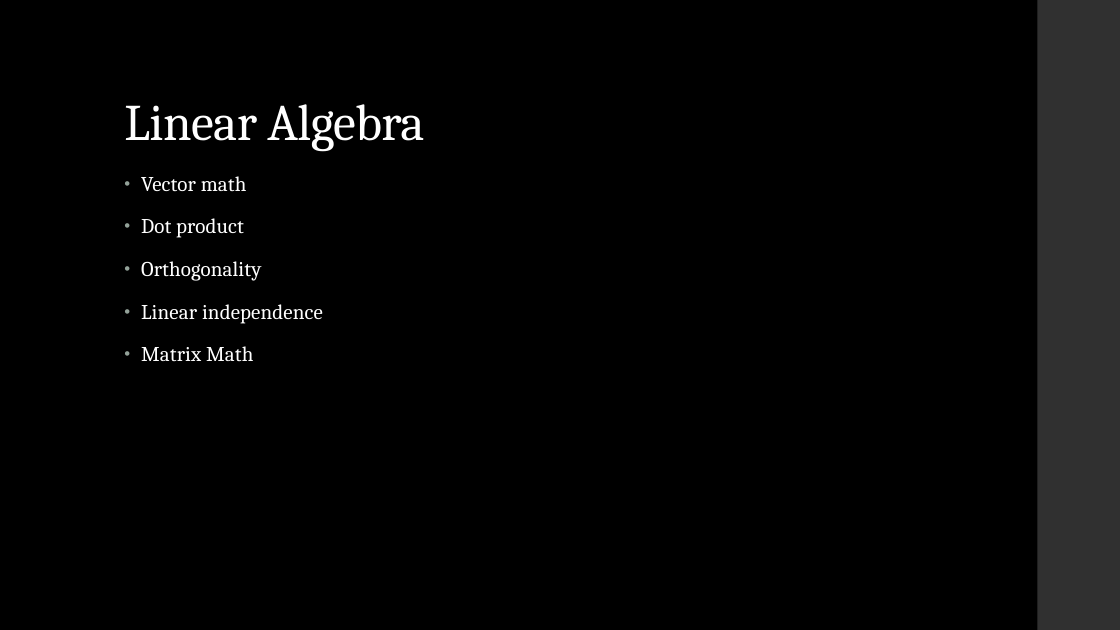
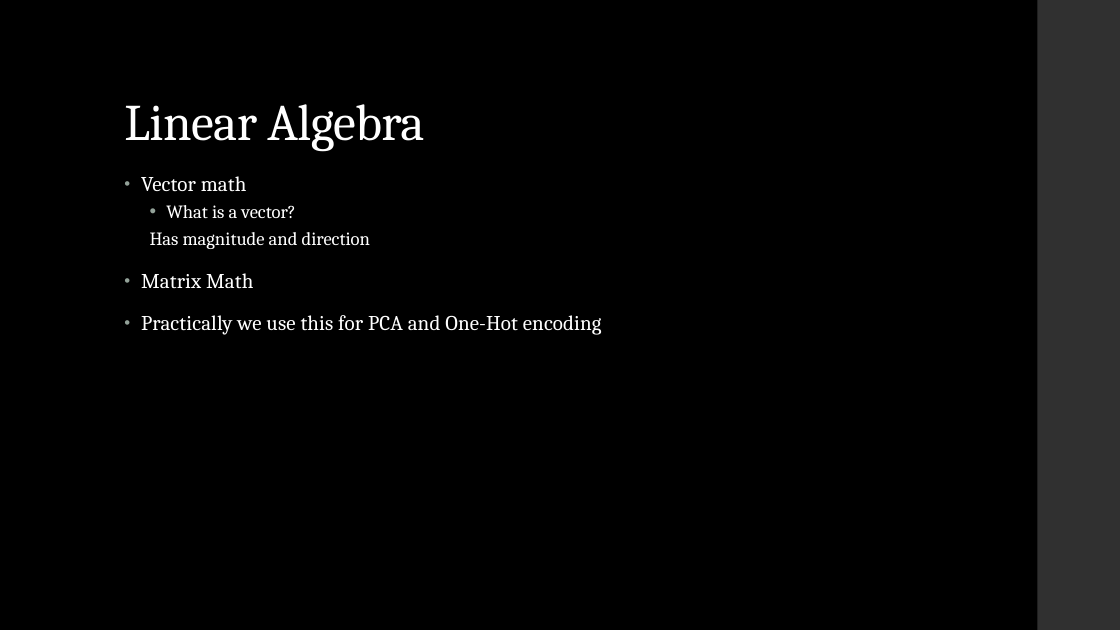
Before and after one commit to LaunchCoderGirlSTL/Data-Science-Assignments, a slide deck: slide 7 of course_material/week_10/week_10_presentation.pptx. Drawn at 1120x630 pixels with LibreOffice and Linux fonts; fonts in the diff are those of the drawing. Boxes give left, top, right and bottom in pixels: in the first picture for what was removed or moved away, otherwise in the second. Text is boxed around its words. In the diff, an @@ line names an element or a change of style, - is before the commit and + after.

```diff
--- a/course_material/week_10/week_10_presentation.pptx
+++ b/course_material/week_10/week_10_presentation.pptx
@@ text at (x1=150, y1=205, x2=370, y2=249): text changed; size 18 to 16 pt @@
-• Dot product
-• Orthogonality
-• Linear independence
+  • What is a vector?
+  Has magnitude and direction
@@ text at (x1=141, y1=315, x2=602, y2=335): paragraph added @@
+• Practically we use this for PCA and One-Hot encoding
```
Also in this commit, not shown: 2 other files.
